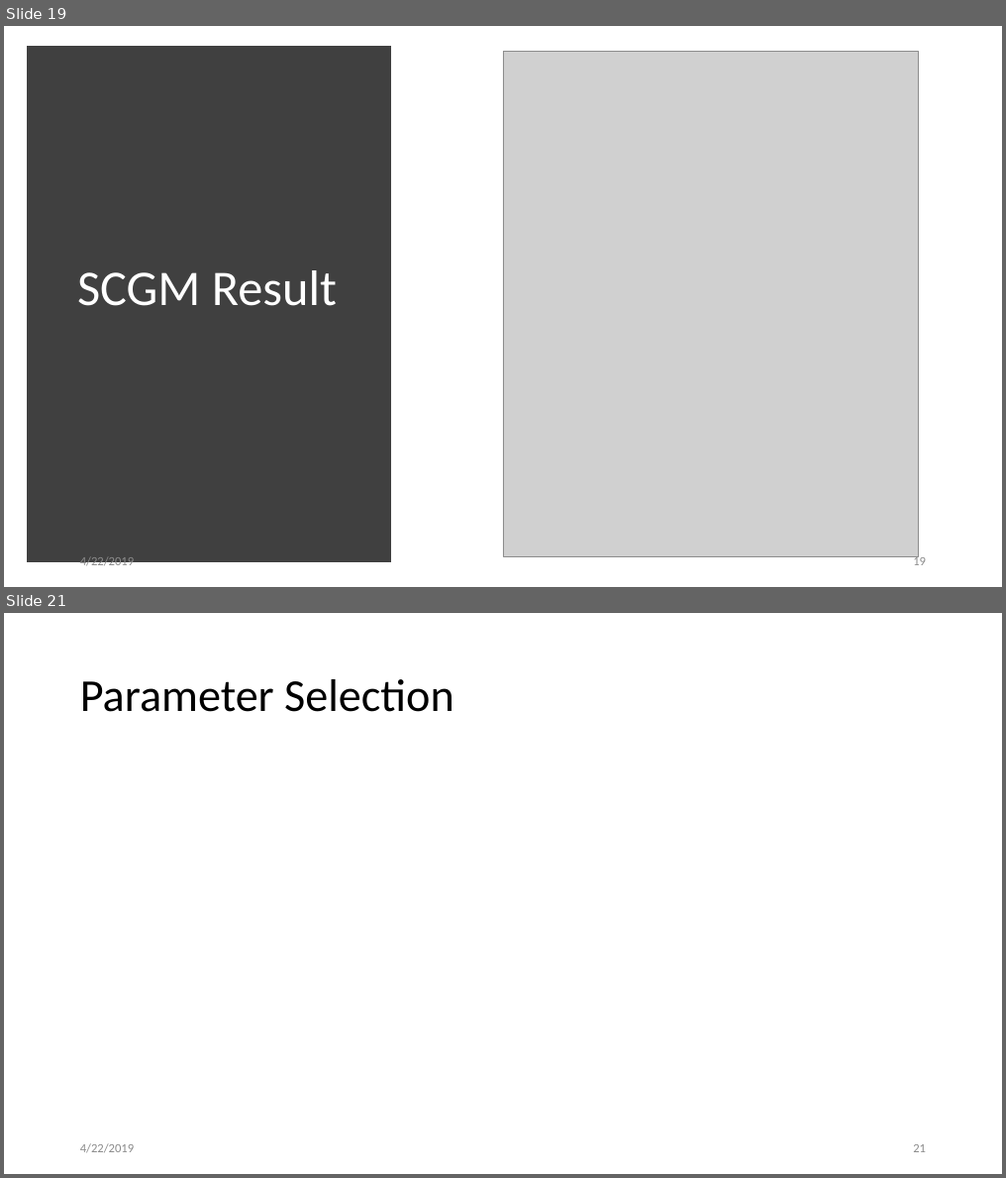
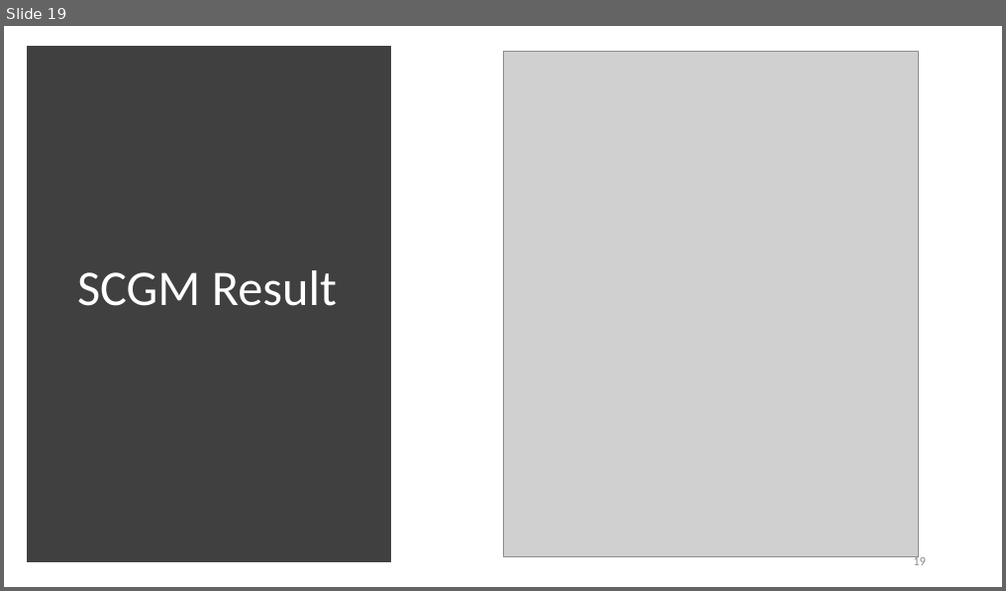
Before and after one commit to aniksh/sketchycgm-python, a slide deck: presentation.pptx. Shown one above the other, each under a label of ours: slides 19 and 21 before the commit, slide 19 after it; the slides between them are not shown. The pictures are 1006x1178 and 1006x591 pixels, drawn with LibreOffice and Linux fonts; fonts in the diff are those of the drawing; grey boxes stand for pictures. Boxes give left, top, right and bottom in pixels: in the first picture for what was removed or moved away, otherwise in the second. Text is boxed around its words. In the diff, an @@ line names an element or a change of style, - is before the commit and + after.

```diff
--- a/presentation.pptx
+++ b/presentation.pptx
@@ slide 21 removed at <box>4,613,1002,1174</box>, background #FFFFFF @@
@@ title removed at <box>80,679,454,712</box> @@
-Parameter Selection
@@ text removed at <box>80,1144,134,1154</box> @@
-4/22/2019
@@ page number removed at <box>913,1145,926,1153</box> @@
-21
@@ slide 19 changed as well @@
@@ text removed at <box>80,556,134,570</box> @@
-4/22/2019
```
Also in this commit, not shown: 22 other slides changed, 14 slides added, 1 other slide removed.
